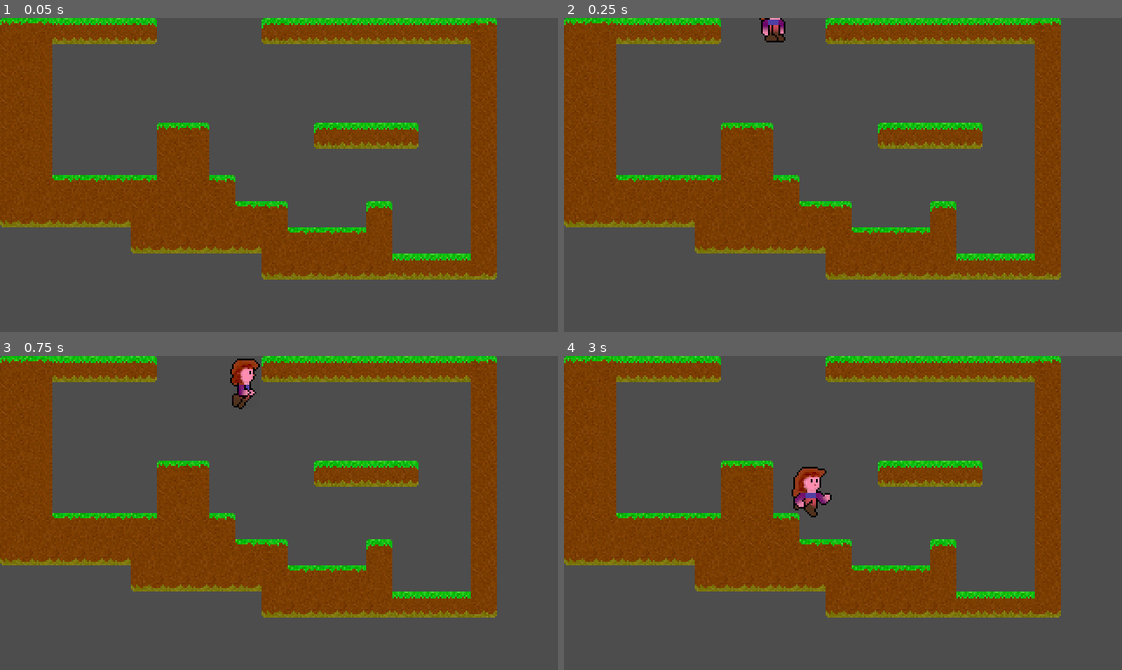
Above: before the commit, frames 1-4 (two rows, left to right).
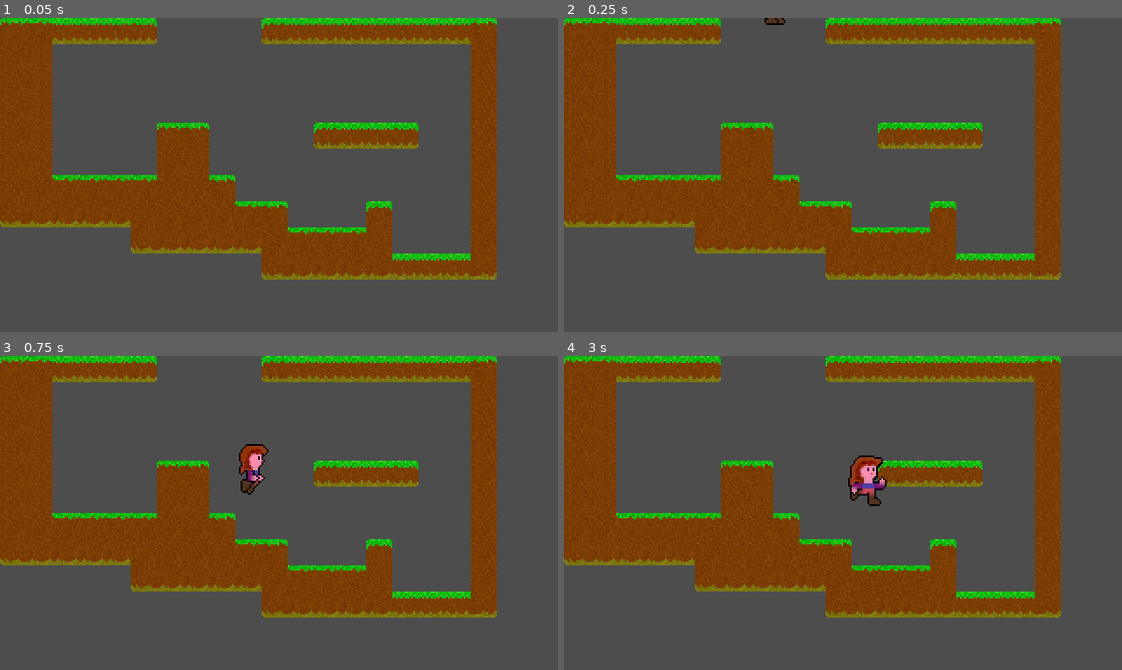
Above: after the commit, the same moments.

Repository: Teaching-myself-Godot/godot-zelia
Game: Godot game, scene res://world.tscn
Two runs of this game, one before a commit and one after it. Both use one fixed random seed, a clock stepped at 60 frames per second and the inputs below.
Inputs:
- Up to frame 1 (0.05 s): no input
- Up to frame 2 (0.25 s): no input
- Up to frame 3 (0.75 s): hold D (Run right) from 0.53 s (still down); tap W (Jump) at 0.6 s
- Up to frame 4 (3 s): tap W (Jump) at 0.77, 1.07, 1.35, 1.52, 1.82, 2.1, 2.85 s; release D (Run right) at 2.03 s; hold A (Run left) 2.03-2.78 s; hold D (Run right) from 2.78 s (still down)

Frame 1 is identical in both runs. In frame 2, 0.3% of the frame differs, in the area x 35-40%, y 0-8%; in frame 3, 1.2%; in frame 4, 1.5%, in the area x 40-58%, y 31-52%.

Commit message:
fixes player as a Character2D

Diff:
--- a/player/player.gd
+++ b/player/player.gd
@@ -1,67 +1,70 @@
-extends RigidBody2D
+extends CharacterBody2D
 
 enum Orientation   { LEFT, RIGHT }
 enum MovementState { IDLE, RUNNING, AIRBORNE }
 
-# We will want to debug these states, let's export them as well
-@export var movement_state : int
-@export var orientation   : int
+# I removed the exports for now, no debugging needed at the moment
+var movement_state : int
+var orientation    : int
 
-var can_detect_landing : bool
+# Get the gravity from the project settings so you can sync with rigid body nodes.
+# NOTE: I changed the default from 980 to 1300, Zelia jumps high yet falls fast.
+var gravity    = ProjectSettings.get_setting("physics/2d/default_gravity")
+# The most realistic speed for Zelia's feet
+var speed      = 120.0
+# Funnily the original game had jump_speed set to -4.0 and gravity to 13.0
+var jump_speed = -400.0
 
+# No changes here
 func _ready():
 	movement_state = MovementState.IDLE
 	orientation    = Orientation.RIGHT
 	$AnimatedSprite2D.play()
-	contact_monitor = true
-	max_contacts_reported = 4
-	gravity_scale = 1.5
-	can_detect_landing = true
 
+# Changed _process to _physics_process
+func _physics_process(delta):
+	# Apply the gravity.
+	velocity.y += gravity * delta
 
-func _integrate_forces(state):
+	# Update the MovementState based on the collisions observed
 	if movement_state == MovementState.AIRBORNE:
-		if can_detect_landing:
-			for x in range(state.get_contact_count()):
-				var ci = state.get_contact_local_normal(x)
-				if ci.dot(Vector2(0, -1)) == 1.0:
-					print("found floor")
-					movement_state = MovementState.IDLE
-				else:
-					set_axis_velocity(Vector2(0, 0))
-					apply_central_impulse(state.get_contact_local_normal(x) * 50)
-
-func _physics_process(delta):
-	# If user wants to jump, start the MockAirTimer and change the movement state to airborne
-	if Input.is_action_just_pressed("Jump") and movement_state != MovementState.AIRBORNE:
-		$JumpSound.play() # the new line
-		movement_state = MovementState.AIRBORNE
-		set_axis_velocity(Vector2(0, -400.0))
-		$MockAirTimer.start()
-		can_detect_landing = false
-
-
-
-	if movement_state == MovementState.AIRBORNE:
+		# If she's airborne right now
+		if is_on_floor():
+			# .. and hits the floor, she's idle
+			movement_state = MovementState.IDLE
+		elif Input.is_action_pressed("Run right"):
+			# Else you can still move her right
+			orientation = Orientation.RIGHT
+			velocity.x = speed
+		elif Input.is_action_pressed("Run left"):
+			# ... and left
+			orientation = Orientation.LEFT
+			velocity.x = -speed
+		# But you cannot let her remove x momentum
+	else:
+		# Else we are not airborne right now
 		if Input.is_action_pressed("Run right"):
-			orientation = Orientation.RIGHT
-			set_axis_velocity(Vector2(80.0, 0))
-		elif Input.is_action_pressed("Run left"):
-			orientation = Orientation.LEFT
-			set_axis_velocity(Vector2(-80.0, 0))
-	else:
-		if Input.is_action_pressed("Run right"):
+			# so we run right when run right is pressed
 			orientation = Orientation.RIGHT
 			movement_state = MovementState.RUNNING
-			set_axis_velocity(Vector2(120.0, 0.0))
+			velocity.x = speed
 		elif Input.is_action_pressed("Run left"):
+			# .. and left ...
 			orientation = Orientation.LEFT
 			movement_state = MovementState.RUNNING
-			set_axis_velocity(Vector2(-120.0, 0.0))
+			velocity.x = -speed
 		else:
+			# and stand idle if no x-movement button is pressed
+			velocity.x = 0
 			movement_state = MovementState.IDLE
-			set_axis_velocity(Vector2(0.0, 0.0))
 
+	# Handle Jump, only when on the floor
+	if Input.is_action_just_pressed("Jump") and is_on_floor():
+		$JumpSound.play()
+		movement_state = MovementState.AIRBORNE
+		velocity.y = jump_speed
+
+	# This code has not changed
 	match (movement_state):
 		MovementState.RUNNING:
 			$AnimatedSprite2D.animation = "running"
@@ -71,12 +74,11 @@
 		_: # MovementState.IDLE
 			$AnimatedSprite2D.animation = "idle"
 
+	# Neither had this
 	if orientation == Orientation.LEFT:
 		$AnimatedSprite2D.flip_h = true
 	else:
 		$AnimatedSprite2D.flip_h = false
 
-
-
-func _on_mock_air_timer_timeout():
-	can_detect_landing = true
+	# Yet this is new
+	move_and_slide()
--- a/player/player.tscn
+++ b/player/player.tscn
@@ -129,9 +129,8 @@
 radius = 6.0
 height = 28.0
 
-[node name="Player" type="RigidBody2D"]
+[node name="Player" type="CharacterBody2D"]
 position = Vector2(160, 90)
-lock_rotation = true
 script = ExtResource("1_tyhnt")
 
 [node name="AnimatedSprite2D" type="AnimatedSprite2D" parent="."]
